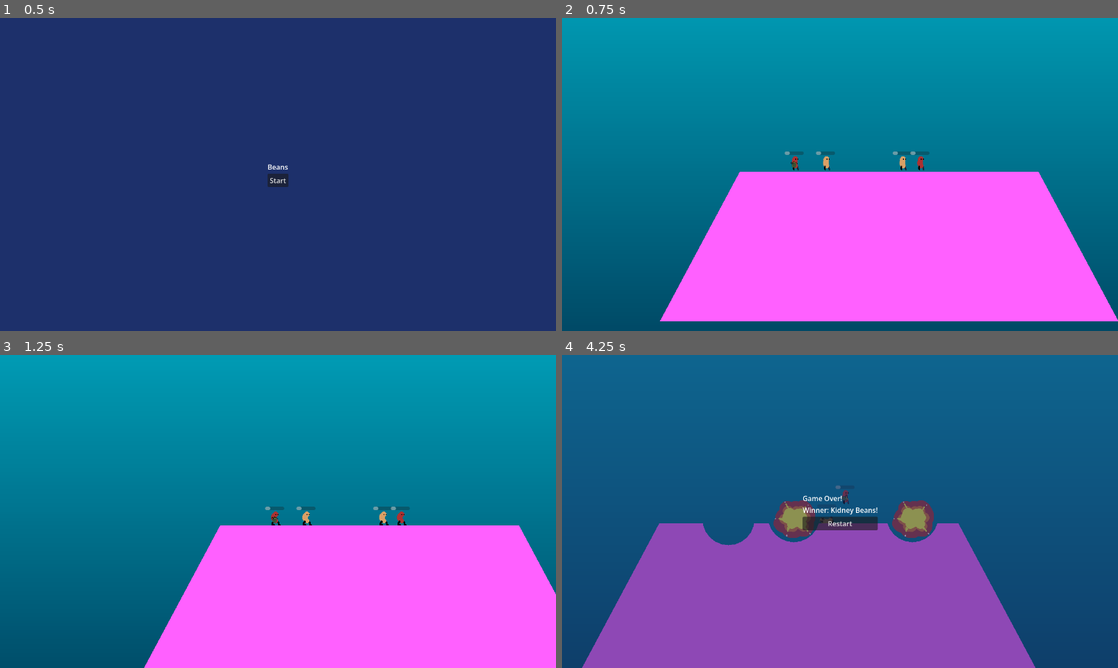
Above: before the commit, frames 1-4 (two rows, left to right).
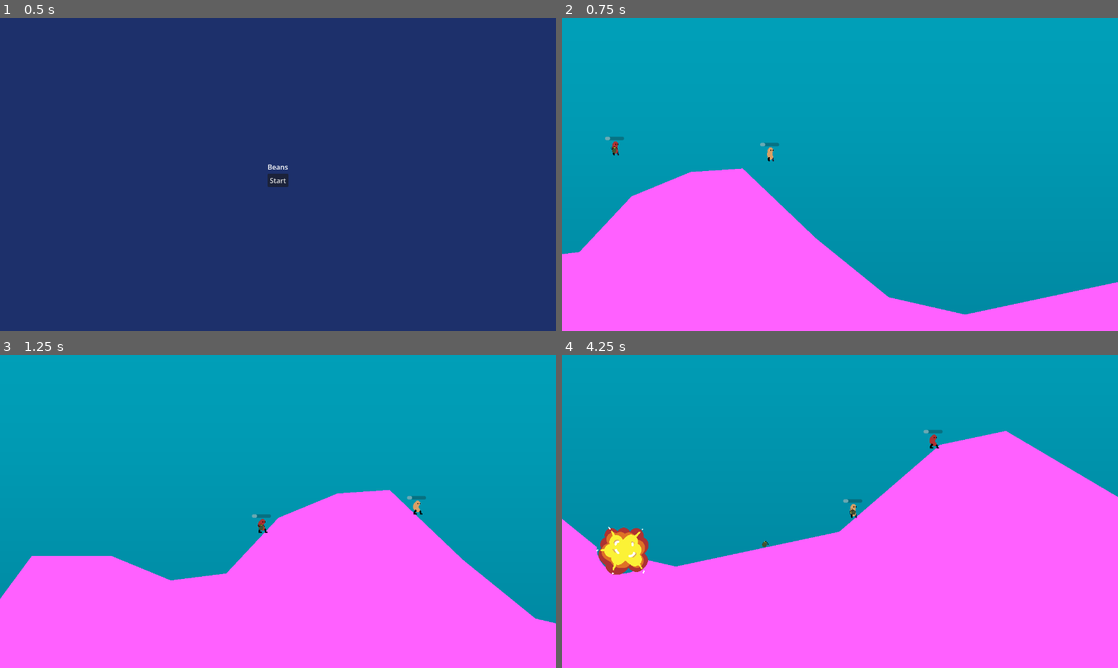
Above: after the commit, the same moments.

Repository: fredchien3/20-game-challenge
Game: Godot game, scene res://main/main.tscn
The game is run twice, just before and just after one commit, with the same random seed, the same clock (stepped at 60 frames per second) and the same inputs.
Inputs (mouse positions are in pixels of both pictures, inside the frame that each line leads up to):
- Up to frame 1 (0.5 s): no input
- Up to frame 2 (0.75 s): click "Start" at 0.5 s
- Up to frame 3 (1.25 s): no input
- Up to frame 4 (4.25 s): move the mouse to (962, 495) at 1.27 s; hold 2 (select_bazooka) 1.28-2.03 s; hold D (move_right) 1.28-2.78 s; click (962, 495) at 1.42 s; tap Space (jump) at 1.52, 2.27, 3.77 s; move the mouse to (728, 527) at 2.02 s; tap 1 (select_grenade) at 2.1 s; move the mouse to (895, 442) at 2.77 s; press the mouse at (895, 442) at 2.78 s; hold A (move_left) 2.78-3.53 s; move the mouse to (812, 574) at 3.52 s; release the mouse at (812, 574) at 3.53 s; hold D (move_right) from 3.53 s (still down); tap I at 3.6 s; click (812, 574) at 3.67 s

Frame 1 is identical in both runs. In frame 2, 62% of the frame differs, in the area x 0-100%, y 25-100%; in frame 3, 39%; in frame 4, 100%, in the area x 0-100%, y 0-100%.

Commit message:
Improve level terrain, add camera tracking

Diff:
--- a/7--worms/bean/bean.tscn
+++ b/7--worms/bean/bean.tscn
@@ -13,6 +13,7 @@
 
 [node name="Bean" type="CharacterBody2D" unique_id=1631304650 node_paths=PackedStringArray("weapon_sprite", "health_bar", "power_bar", "body_sprite") groups=["beans"]]
 collision_layer = 2
+floor_max_angle = 1.0471976
 script = ExtResource("1_a2qa3")
 type = null
 explosion_radius = 60.0
--- /dev/null
+++ b/7--worms/main/camera_2d.gd
@@ -0,0 +1,8 @@
+extends Camera2D
+
+var follow_node: Node2D = null
+
+
+func _physics_process(_delta: float) -> void:
+	if follow_node:
+		global_position = follow_node.global_position
--- a/7--worms/main/level.gd
+++ b/7--worms/main/level.gd
@@ -70,7 +70,7 @@
 
 	active_bean = beans[active_bean_index]
 	active_bean.set_active(true)
-	camera.global_position = active_bean.global_position
+	camera.follow_node = active_bean
 
 	# Bind weapon spawns
 	for bean in beans:
@@ -100,7 +100,7 @@
 	if beans[active_bean_index]:
 		active_bean = beans[active_bean_index]
 		active_bean.set_active(true)
-		camera.global_position = active_bean.global_position
+		camera.follow_node = active_bean
 	else:
 		cycle_active_bean()
 
--- a/7--worms/main/level.tscn
+++ b/7--worms/main/level.tscn
@@ -5,9 +5,11 @@
 [ext_resource type="Script" uid="uid://cjbbjcjx1u0w" path="res://main/terrain.gd" id="2_2226f"]
 [ext_resource type="PackedScene" uid="uid://doykh5xnsi8a0" path="res://bean/bean.tscn" id="3_4f75v"]
 [ext_resource type="Script" uid="uid://dyfr84pc3vg3s" path="res://bean/bean.gd" id="3_cvlc1"]
+[ext_resource type="Script" uid="uid://dybjypxymrp3f" path="res://main/camera_2d.gd" id="6_cvlc1"]
 
 [sub_resource type="Gradient" id="Gradient_uhgg0"]
-colors = PackedColorArray(0.00012807593, 0.009648366, 0.1363981, 1, 1.92523e-05, 0.81618536, 0.9038528, 1)
+offsets = PackedFloat32Array(0, 0.2920354, 0.5973451, 1)
+colors = PackedColorArray(0.00012807593, 0.009648366, 0.1363981, 1, 8.810973e-05, 0.3058544, 0.41825095, 1, 4.718049e-05, 0.609198, 0.7068954, 1, 1.92523e-05, 0.81618536, 0.9038528, 1)
 
 [sub_resource type="GradientTexture2D" id="GradientTexture2D_2226f"]
 gradient = SubResource("Gradient_uhgg0")
@@ -16,9 +18,9 @@
 
 [sub_resource type="Curve2D" id="Curve2D_2226f"]
 _data = {
-"points": PackedVector2Array(0, 0, 0, 0, 273, 253, 0, 0, 0, 0, 878, 253)
+"points": PackedVector2Array(0, 0, 0, 0, 96, 384, 0, 0, 0, 0, 744, 176, 0, 0, 0, 0, 1488, 488, 0, 0, 0, 0, 2080, 184, 0, 0, 0, 0, 3120, 288)
 }
-point_count = 2
+point_count = 5
 
 [node name="Level" type="Node2D" unique_id=1356992224 node_paths=PackedStringArray("terrain", "camera", "SpawnPoint")]
 script = ExtResource("1_uhgg0")
@@ -31,10 +33,10 @@
 
 [node name="ColorRect" type="TextureRect" parent="." unique_id=2040422406]
 texture_filter = 2
-offset_left = -874.9993
-offset_top = 1329.227
-offset_right = 1066.7424
-offset_bottom = 4378.9414
+offset_left = -2424.0
+offset_top = 3992.0
+offset_right = 3934.4893
+offset_bottom = 14722.661
 rotation = -1.5707941
 size_flags_horizontal = 0
 texture = SubResource("GradientTexture2D_2226f")
@@ -47,29 +49,33 @@
 terrain = NodePath("Polygon2D")
 
 [node name="Polygon2D" type="Polygon2D" parent="Terrain" unique_id=857618795]
-position = Vector2(576, 360)
+position = Vector2(544, 160)
 color = Color(1, 0.376471, 1, 1)
-polygon = PackedVector2Array(-336, -72, 352, -72, 536, 272, -520, 272)
+polygon = PackedVector2Array(-336, 512, -200, 328, -16, 328, 120, 384, 248, 368, 368, 240, 504, 184, 624, 176, 792, 336, 960, 472, 1136, 512, 1512, 432, 1744, 232, 1896, 200, 2208, 384, 2392, 376, 2640, 240, 2864, 240, 3080, 736, 3080, 1256, 2912, 1536, -192, 1544, -328, 1160)
 
 [node name="CollisionPolygon2D" type="CollisionPolygon2D" parent="Terrain" unique_id=2098611230]
 polygon = PackedVector2Array(0, 0, 0, 0, 0, 0)
 
 [node name="OutOfBounds" type="Area2D" parent="." unique_id=421775564]
+position = Vector2(1960, 2120)
 collision_layer = 0
 collision_mask = 2
 
 [node name="CollisionShape2D" type="CollisionShape2D" parent="OutOfBounds" unique_id=1977003610]
-position = Vector2(576, 720)
 shape = SubResource("WorldBoundaryShape2D_uhgg0")
 
 [node name="Camera2D" type="Camera2D" parent="." unique_id=932456956]
-position = Vector2(640, 360)
+position = Vector2(2112, 448)
+process_callback = 0
 position_smoothing_enabled = true
+script = ExtResource("6_cvlc1")
 
 [node name="SpawnPath" type="Path2D" parent="." unique_id=2081043409]
+position = Vector2(312, 40)
 curve = SubResource("Curve2D_2226f")
 
 [node name="SpawnPoint" type="PathFollow2D" parent="SpawnPath" unique_id=1674304486]
-position = Vector2(273, 253)
+position = Vector2(96, 384)
+rotation = -0.3105986
 
 [connection signal="body_entered" from="OutOfBounds" to="." method="_on_out_of_bounds_body_entered"]
Not shown, added: 7--worms/main/camera_2d.gd.uid
